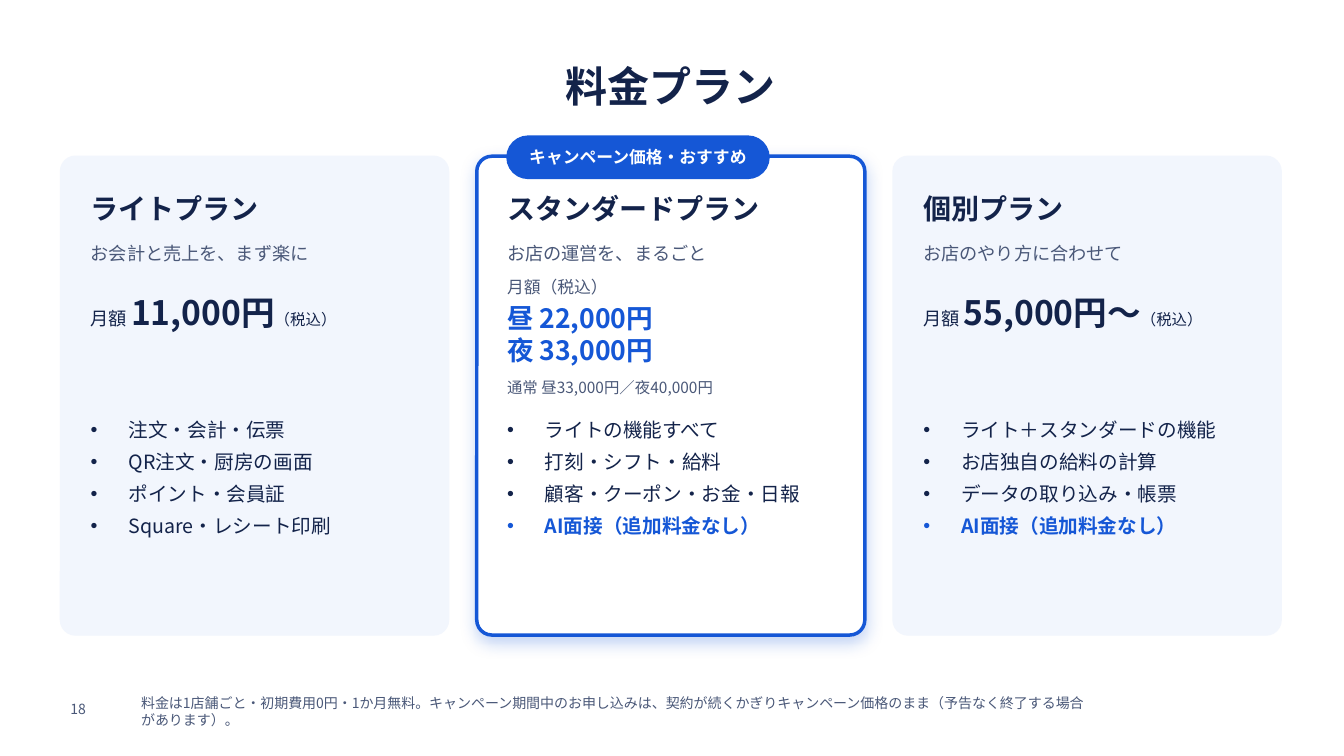
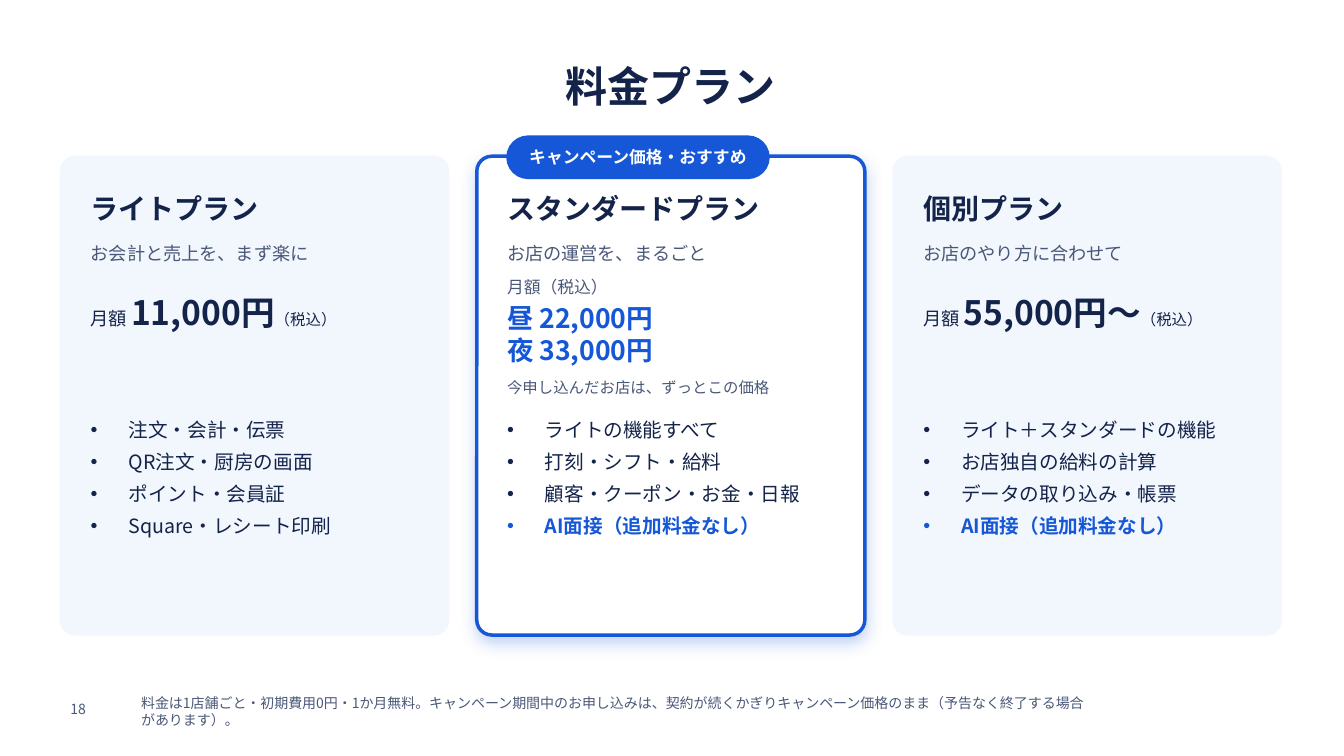
Before and after one commit to SatoAkito2026/GACHICAREERAI, a slide deck: slide 18 of docs/posupos-sales/posupos-shiryo.pptx. Drawn at 1344x756 pixels with LibreOffice and Linux fonts; fonts in the diff are those of the drawing; background and template pictures are left out. Boxes give left, top, right and bottom in pixels: in the first picture for what was removed or moved away, otherwise in the second. Text is boxed around its words. In the diff, an @@ line names an element or a change of style, - is before the commit and + after.

```diff
--- a/docs/posupos-sales/posupos-shiryo.pptx
+++ b/docs/posupos-sales/posupos-shiryo.pptx
@@ text at [507, 380, 769, 395]: text changed @@
-通常 昼33,000円／夜40,000円
+今申し込んだお店は、ずっとこの価格
```
Also in this commit, not shown: 1 other slide changed, 25 other files.
